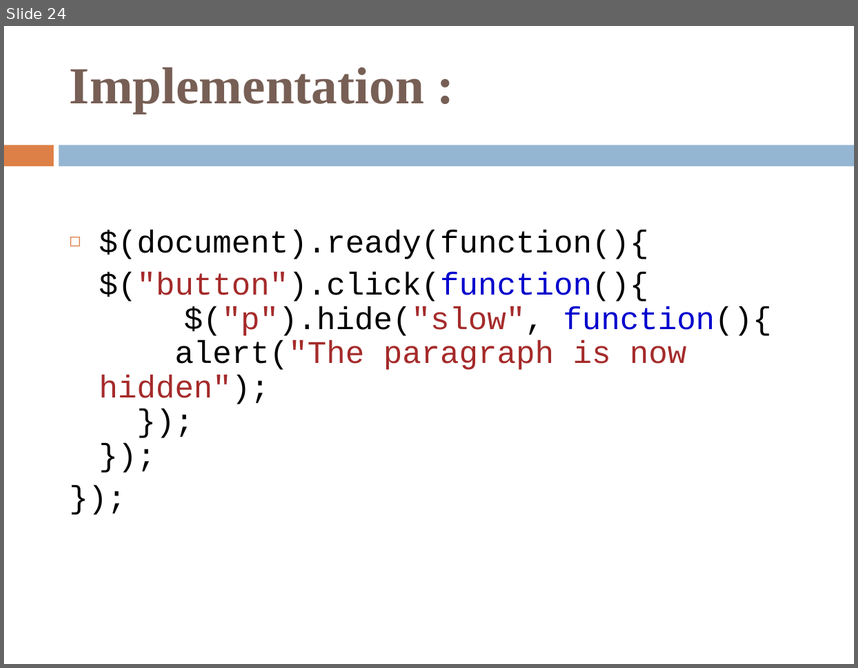
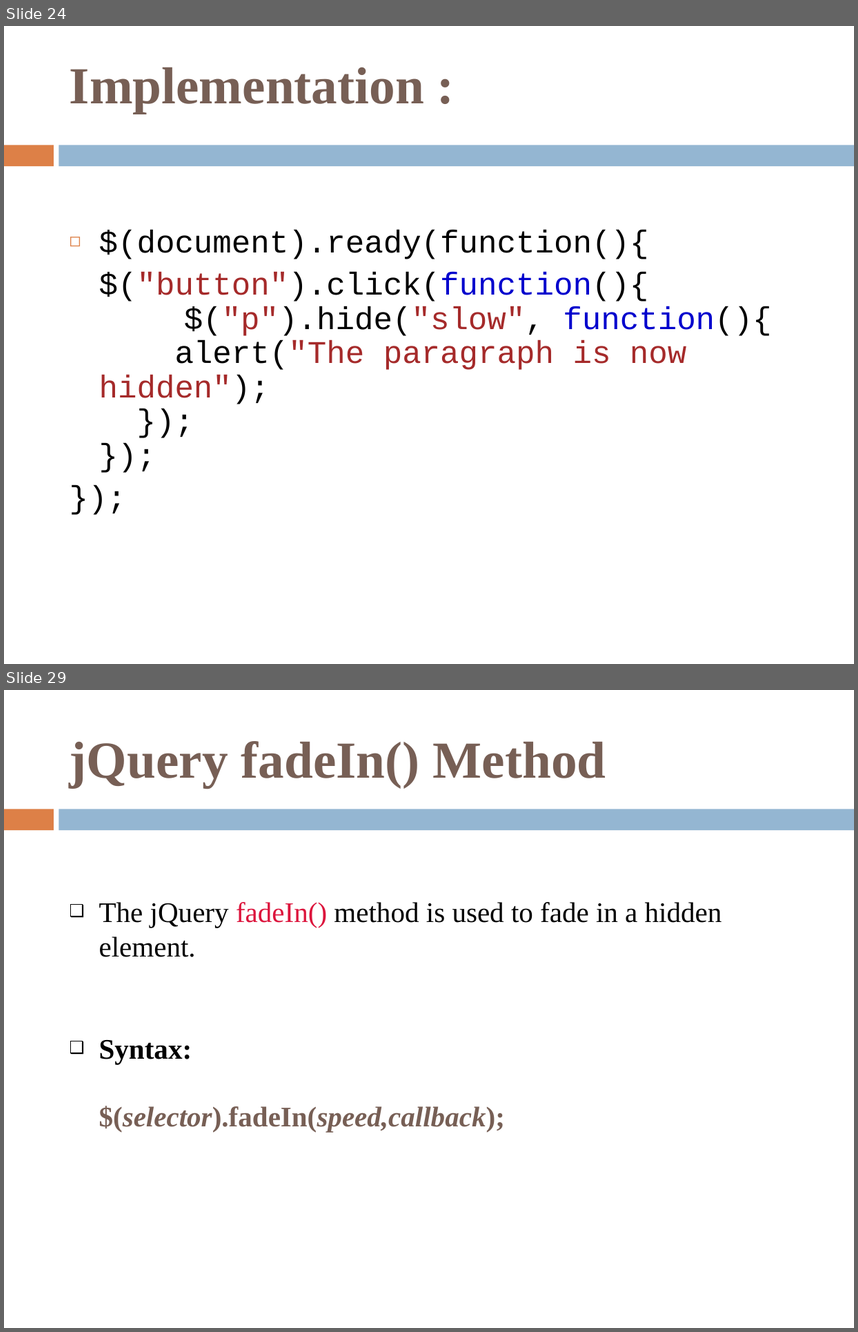
Before and after one commit to KinjalThakar/Intership-phase-2, a slide deck: jQuery.ppt. Shown one above the other, each under a label of ours: slide 24 before the commit, slides 24 and 29 after it; the slides between them are not shown. The pictures are 858x668 and 858x1332 pixels, drawn with LibreOffice and Linux fonts; fonts in the diff are those of the drawing. Boxes give left, top, right and bottom in pixels: in the first picture for what was removed or moved away, otherwise in the second. Text is boxed around its words. In the diff, an @@ line names an element or a change of style, - is before the commit and + after.

```diff
--- a/jQuery.ppt
+++ b/jQuery.ppt
@@ slide 29 added at box(4, 690, 854, 1328), background #FFFFFF; not listed: 2 template elements that a slide beside it also shows @@
@@ rectangle added at box(4, 694, 21, 728), fill #FFFFFF @@
@@ title added at box(70, 741, 606, 788), 44 pt, text #775F55, bold @@
+jQuery fadeIn() Method
@@ text added at box(99, 902, 722, 1132), 24 pt, text #000000 @@
+❑ The jQuery fadeIn() method is used to fade in a hidden element.
+❑ Syntax:
+$(selector).fadeIn(speed,callback);
```
Also in this commit, not shown: 10 other slides added.
